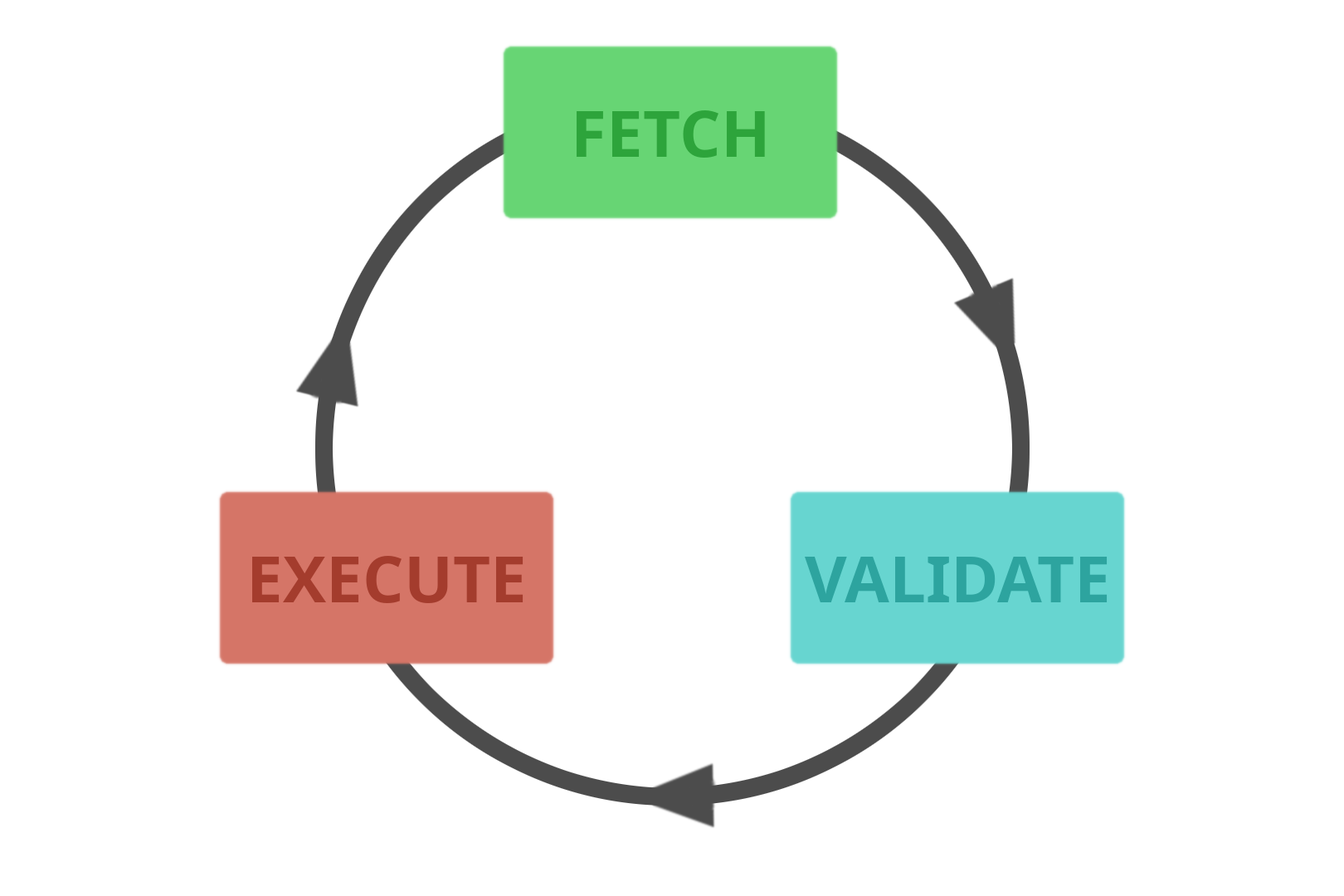
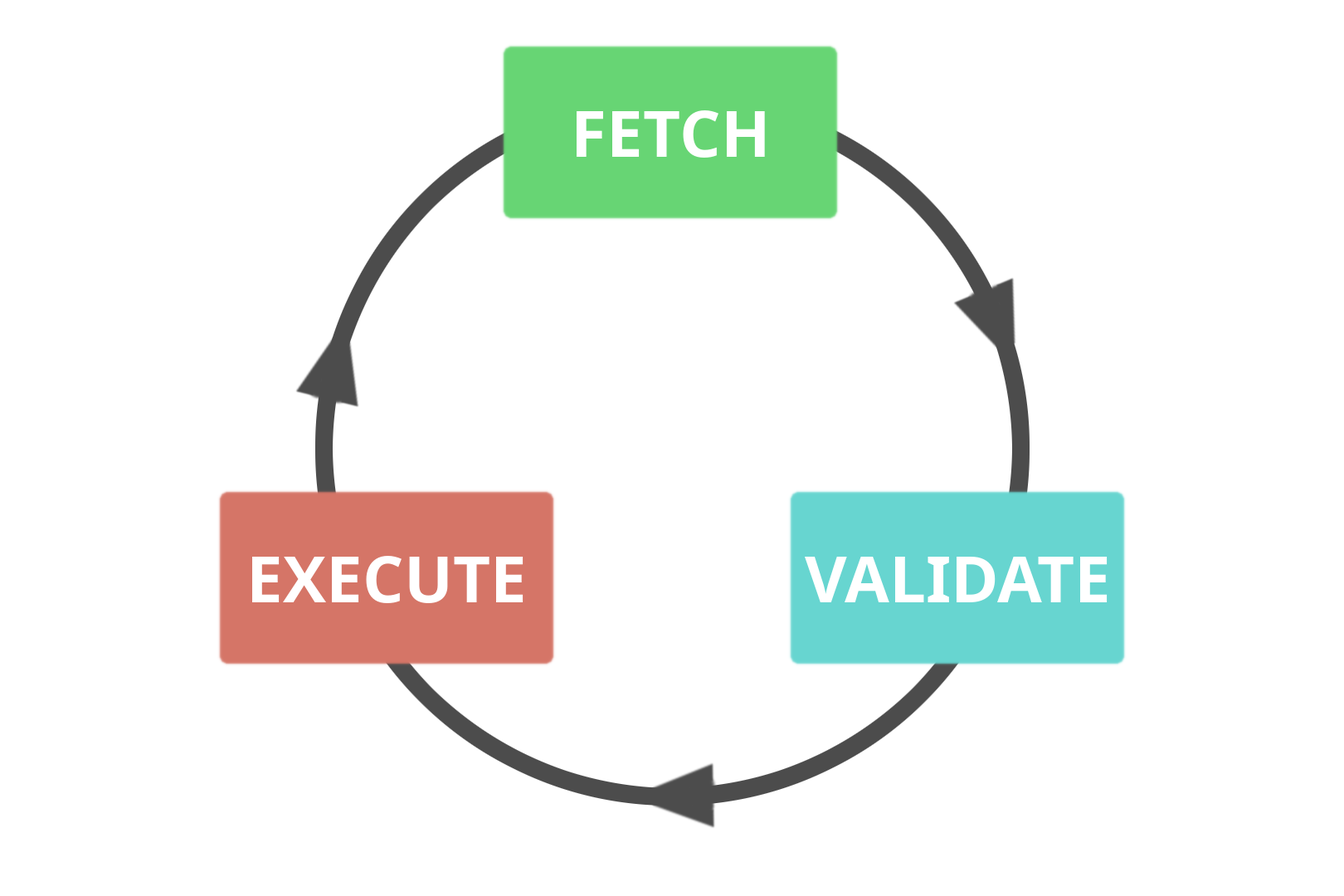
Before/after of a 1344×896 layered artwork. What changed in the layer stack:
painted on "EXECUTE" over [252, 555, 524, 603]
painted on "VALIDATE" over [804, 556, 1108, 603]
painted on "FETCH" over [576, 110, 765, 158]
